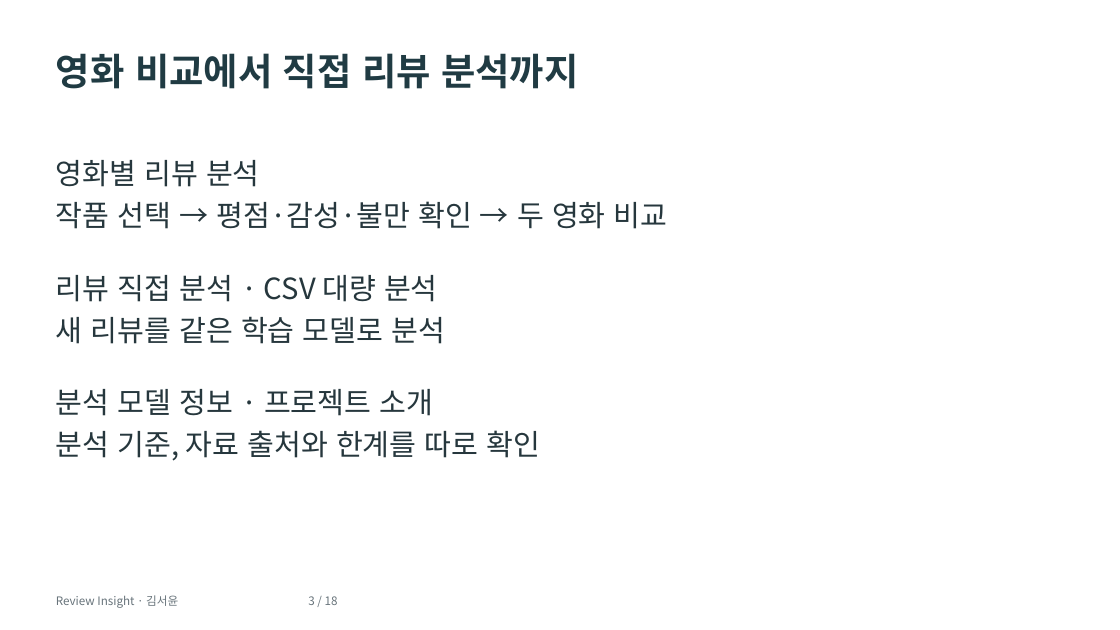
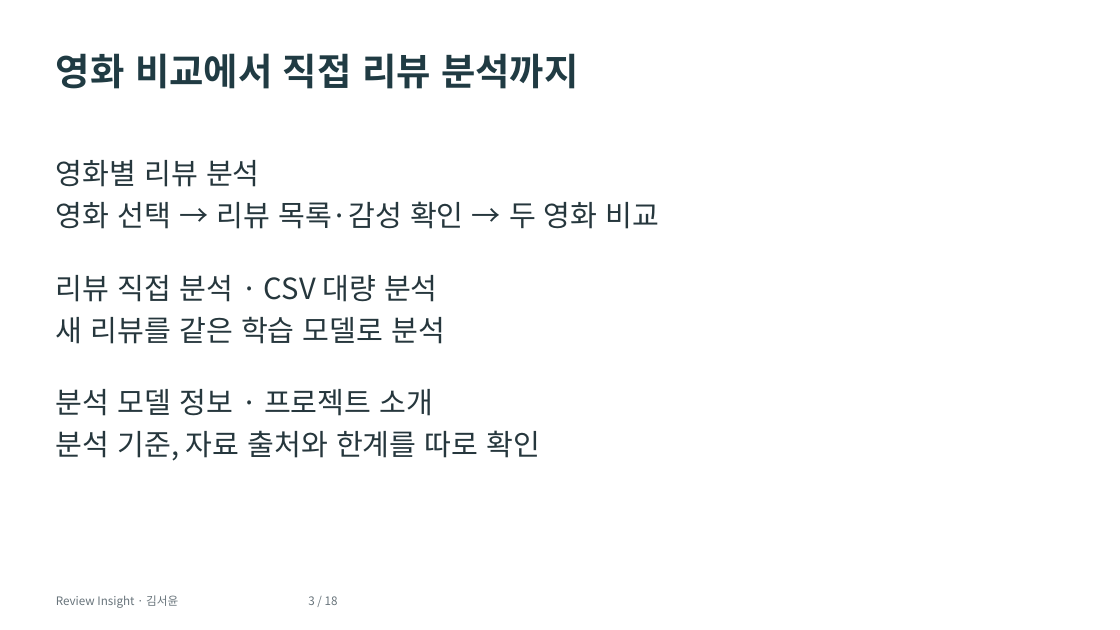
Before and after one commit to 030217zerogirl-lang/review-insight-ai-202335217, a slide deck: slide 3 of presentation/Review_Insight_프로젝트소개.pptx. Drawn at 1120x630 pixels with LibreOffice and Linux fonts; fonts in the diff are those of the drawing. Boxes give left, top, right and bottom in pixels: in the first picture for what was removed or moved away, otherwise in the second. Text is boxed around its words. In the diff, an @@ line names an element or a change of style, - is before the commit and + after.

```diff
--- a/presentation/Review_Insight_프로젝트소개.pptx
+++ b/presentation/Review_Insight_프로젝트소개.pptx
@@ text at (56, 201, 660, 229): text changed @@
-작품 선택 → 평점·감성·불만 확인 → 두 영화 비교
+영화 선택 → 리뷰 목록·감성 확인 → 두 영화 비교
```
Also in this commit, not shown: 1 other slide changed, 21 other files.
